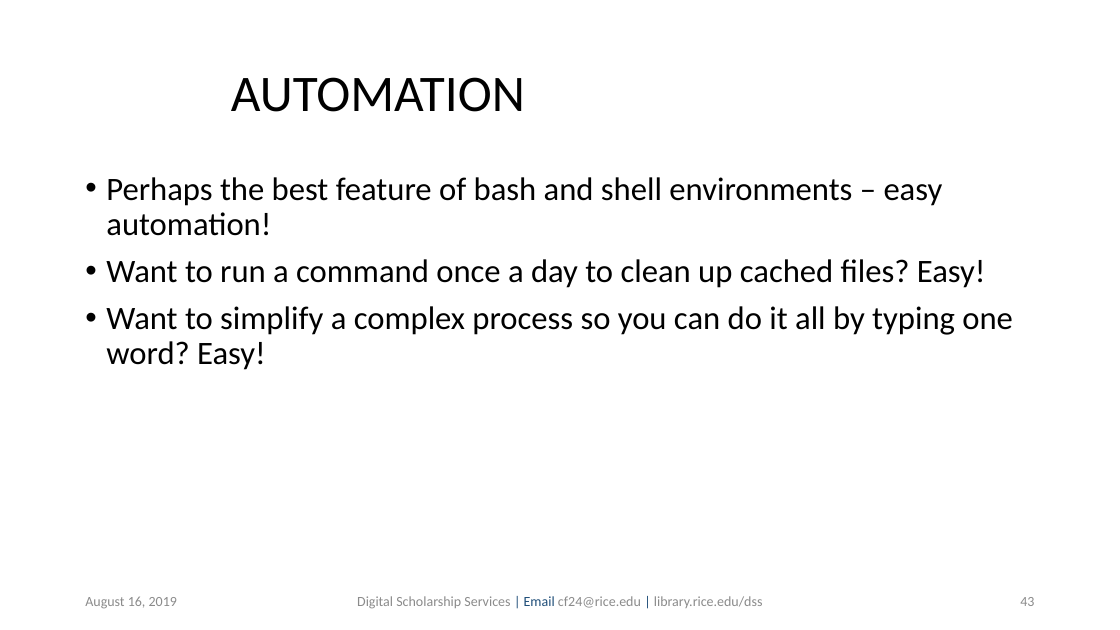
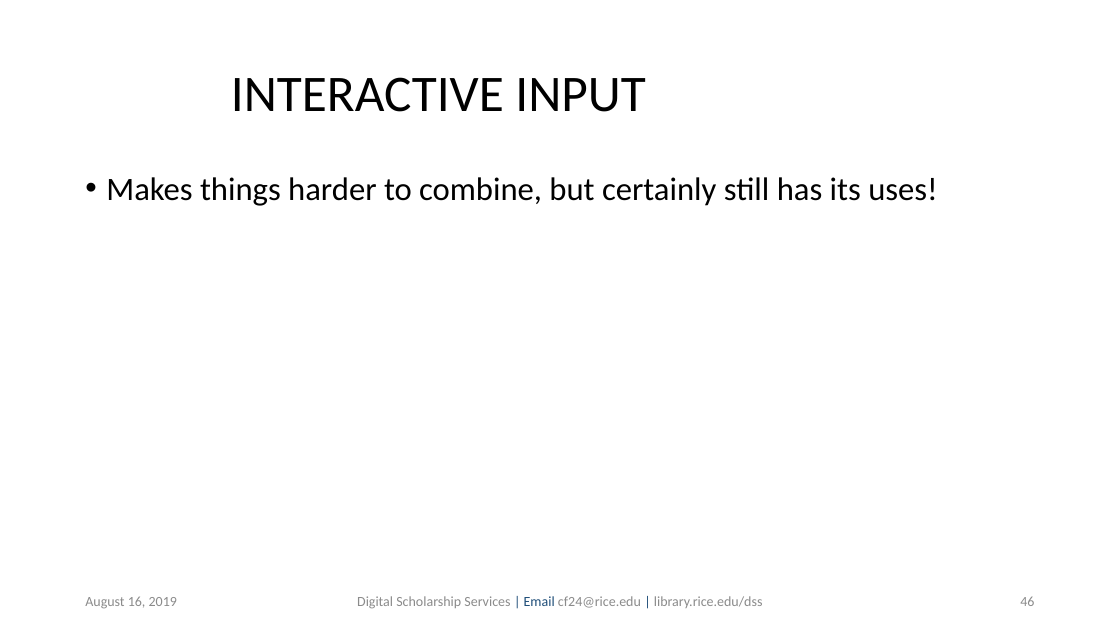
Before and after one commit to bakitybacon/rice-data-and-donuts, a slide deck: slide 46 of bash/Introduction to Bash.pptx (slide 43 before the commit). Drawn at 1120x630 pixels with LibreOffice and Linux fonts; fonts in the diff are those of the drawing; background and template pictures are left out. Boxes give left, top, right and bottom in pixels: in the first picture for what was removed or moved away, otherwise in the second. Text is boxed around its words. In the diff, an @@ line names an element or a change of style, - is before the commit and + after.

Commit message:
more reorganization and additional features

```diff
--- a/bash/Introduction to Bash.pptx
+++ b/bash/Introduction to Bash.pptx
@@ title at <box>231,77,645,112</box>: text changed @@
-AUTOMATION
+INTERACTIVE INPUT
@@ text at <box>106,177,938,206</box>: text changed @@
-• Perhaps the best feature of bash and shell environments – easy automation!
-• Want to run a command once a day to clean up cached files? Easy!
-• Want to simplify a complex process so you can do it all by typing one word? Easy!
+• Makes things harder to combine, but certainly still has its uses!
@@ page number at <box>1020,597,1034,606</box>: text changed @@
-43
+46
```
Also in this commit, not shown: 10 other slides changed, 3 slides added, 1 slide removed.
